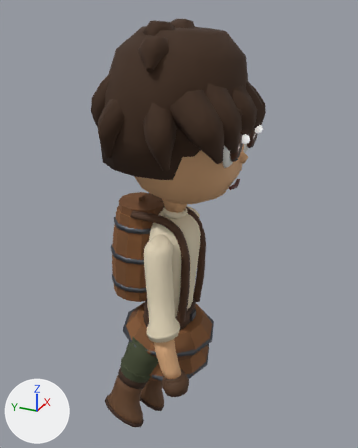
Before and after pictures for a commit that changed the glTF model public/models/garudo.glb.
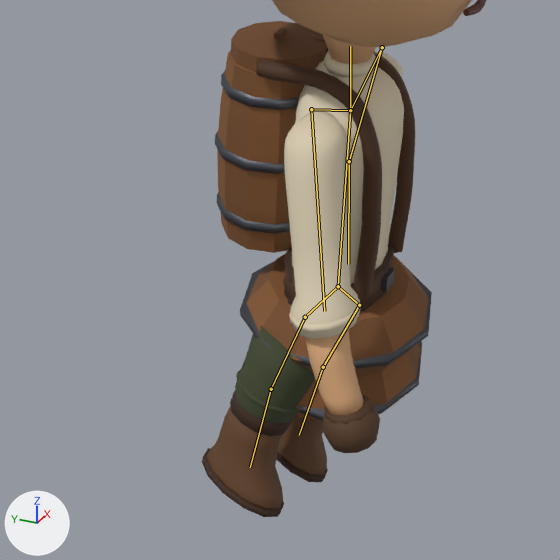
Old and new are each drawn whole from a camera (50 mm lens) standing at (-0.961, -0.459, 1.011) and looking at (0.023, -0.016, 0.519) and again close up on the part from 3% to 77% of the width and 41% to 100% of the height. Arrows for +X, +Y and +Z are at lower left; the lights stay in place. The first two pictures are the older version. Both versions are drawn at frame 16 of the action 'walk'; the numbers are the values there. The bones that change, and the others that lie on the model, are drawn over the model as lines in the close-ups.

Names of what the first close-up shows: 'garudo'.
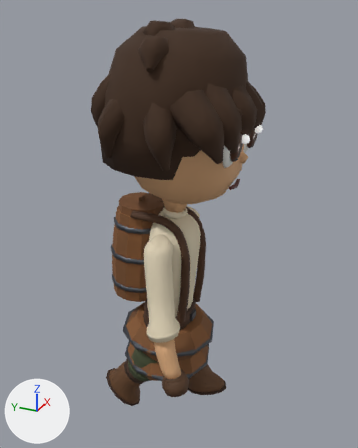
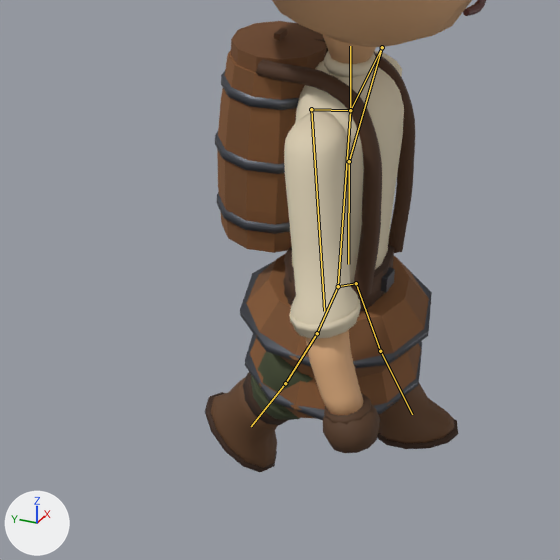
Location of each change, [x1, y1, x2, y2] in pixels of the close-ups (560 x 560 px):
'garudo', posed
    before: [202, 0, 486, 517]
    after: [205, 0, 486, 472]
bone 'hip-thigh.L', root to tip
    before: (338, 286) to (359, 305)
    after: (338, 286) to (356, 283)
bone 'thigh.L-knee.L', root to tip
    before: (359, 305) to (323, 367)
    after: (356, 283) to (380, 351)
bone 'knee.L-foot.L', root to tip
    before: (323, 367) to (299, 435)
    after: (380, 351) to (412, 414)
bone 'hip-thigh.R', root to tip
    before: (338, 286) to (305, 317)
    after: (338, 286) to (317, 333)
bone 'thigh.R-knee.R', root to tip
    before: (305, 317) to (271, 389)
    after: (317, 333) to (285, 383)
bone 'knee.R-foot.R', root to tip
    before: (271, 389) to (250, 467)
    after: (285, 383) to (251, 426)

What changed in the scene script:
```text
Change bone_hip_thigh_l:
    where bone_hip_thigh_l = bpy.data.objects['garudo_arm'].pose.bones['hip-thigh.L']  # child of 'hip-chest'
    bone_hip_thigh_l.rotation_quaternion: (0.976, -0.219, 0.0, 0.0) -> (1.0, 0.0, 0.0, 0.0)  # degrees (-25, 0, 0) -> degrees (0, 0, 0)
Change bone_thigh_l_knee_l:
    where bone_thigh_l_knee_l = bpy.data.objects['garudo_arm'].pose.bones['thigh.L-knee.L']  # child of 'hip-thigh.L'
    bone_thigh_l_knee_l.rotation_quaternion: (0.978, 0.208, 0.0, 0.0) -> (0.979, -0.202, 0.0, 0.0)  # degrees (24, 0, 0) -> degrees (-23, 0, 0)
Change bone_knee_l_foot_l:
    where bone_knee_l_foot_l = bpy.data.objects['garudo_arm'].pose.bones['knee.L-foot.L']  # child of 'thigh.L-knee.L'
    bone_knee_l_foot_l.rotation_quaternion: (1.0, 0.0, 0.0, 0.0) -> (0.999, 0.035, 0.0, 0.0)  # degrees (0, 0, 0) -> degrees (4, 0, 0)
Change bone_hip_thigh_r:
    where bone_hip_thigh_r = bpy.data.objects['garudo_arm'].pose.bones['hip-thigh.R']  # child of 'hip-chest'
    bone_hip_thigh_r.rotation_quaternion: (0.976, 0.219, 0.0, 0.0) -> (1.0, 0.0, 0.0, 0.0)  # degrees (25, 0, 0) -> degrees (0, 0, 0)
Change bone_thigh_r_knee_r:
    where bone_thigh_r_knee_r = bpy.data.objects['garudo_arm'].pose.bones['thigh.R-knee.R']  # child of 'hip-thigh.R'
    bone_thigh_r_knee_r.rotation_quaternion: (0.999, 0.054, 0.0, 0.0) -> (0.979, 0.202, 0.0, 0.0)  # degrees (6, 0, 0) -> degrees (23, 0, 0)
Change bone_knee_r_foot_r:
    where bone_knee_r_foot_r = bpy.data.objects['garudo_arm'].pose.bones['knee.R-foot.R']  # child of 'thigh.R-knee.R'
    bone_knee_r_foot_r.rotation_quaternion: (1.0, 0.0, 0.0, 0.0) -> (0.991, 0.137, 0.0, 0.0)  # degrees (0, 0, 0) -> degrees (16, 0, 0)
```
